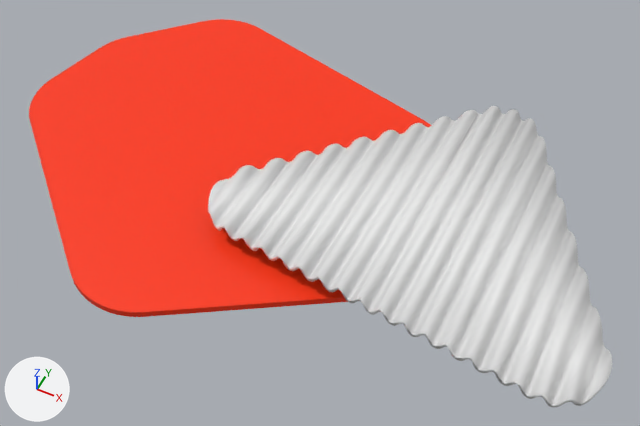
What one commit did to the glTF model scroll2/models/Storey/Storey.glb.
Rendered twice from a 50 mm lens placed at (0.0868, -0.1318, 0.16), pointed at (0.02, 0.0019, -0.007). The lights are fixed; the arrows at lower left show +X, +Y and +Z. Where no turn or scale is listed for an object, it has been applied to the vertices.

Script lines for the objects in view, before the commit:
```python
me_curve_003 = bpy.data.meshes.new('Curve.003')
me_curve_003.from_pydata(...)  # 1132 vertices, 2260 faces; spans x 0.004..0.104, y -0.0318..0.0476, z -0.0035..0.0
me_hex = bpy.data.meshes.new('Hex')
me_hex.from_pydata(...)  # 266 vertices, 528 faces; spans x -0.0017..0.1219, y -0.1083..-0.0013, z -0.0009..0.0009
me_hex.materials.append(mat_red)  # orange #ff3300
ob_curve_002 = bpy.data.objects.new('Curve.002', me_curve_003)
ob_curve_002.location = (-0.0074, 0.0017, 0.0035)
ob_hex = bpy.data.objects.new('Hex', me_hex)
ob_hex.location = (-0.0692, 0.0604, -0.0048)
```
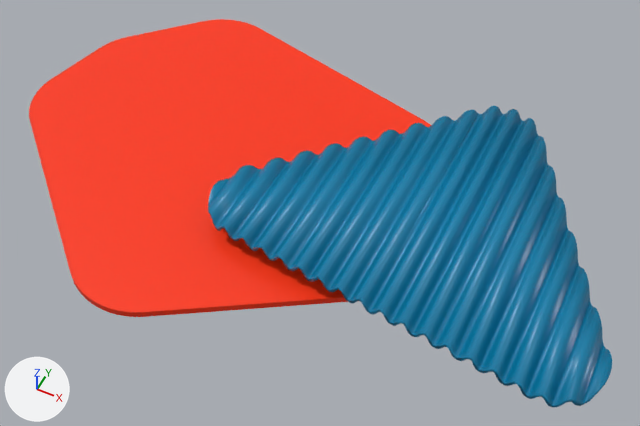
The newer file is also turned or shifted as a whole; pictures and numbers use the older file's frame.

What differs and where, as boxes (x1, y1, x2, y2) in the pictures (640 x 426 px):
'Curve.002', recoloured
    both: (208, 106, 612, 407)

Patch to the scene script:
```diff
--- a/scroll2/models/Storey/Storey.glb.py
+++ b/scroll2/models/Storey/Storey.glb.py
@@ mat_blue @@
+mat_blue = principled_material('Blue')
+mat_blue.base_color = (0.0, 0.212, 0.402)  # cyan #007faa
+mat_blue.roughness = 0.4
@@ me_curve_003 @@
 me_curve_003.from_pydata(...)  # 1132 vertices, 2260 faces; spans x 0.004..0.104, y -0.0318..0.0476, z -0.0035..0.0
+me_curve_003.materials.append(mat_blue)  # cyan #007faa
```
